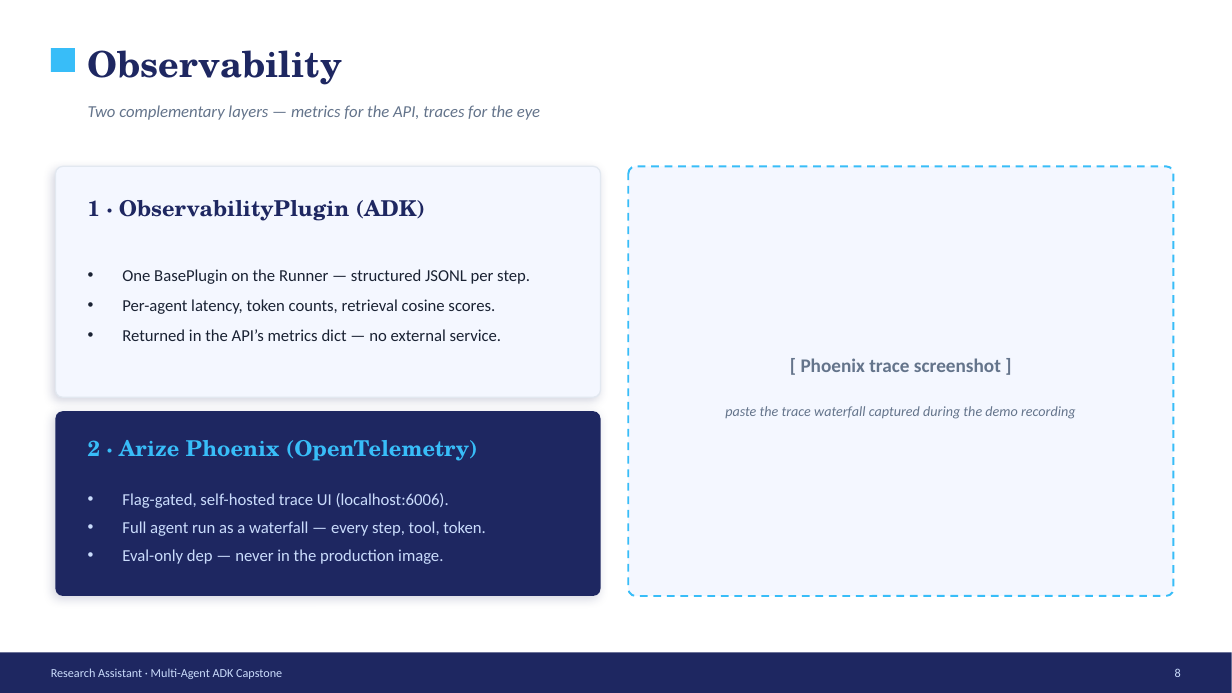
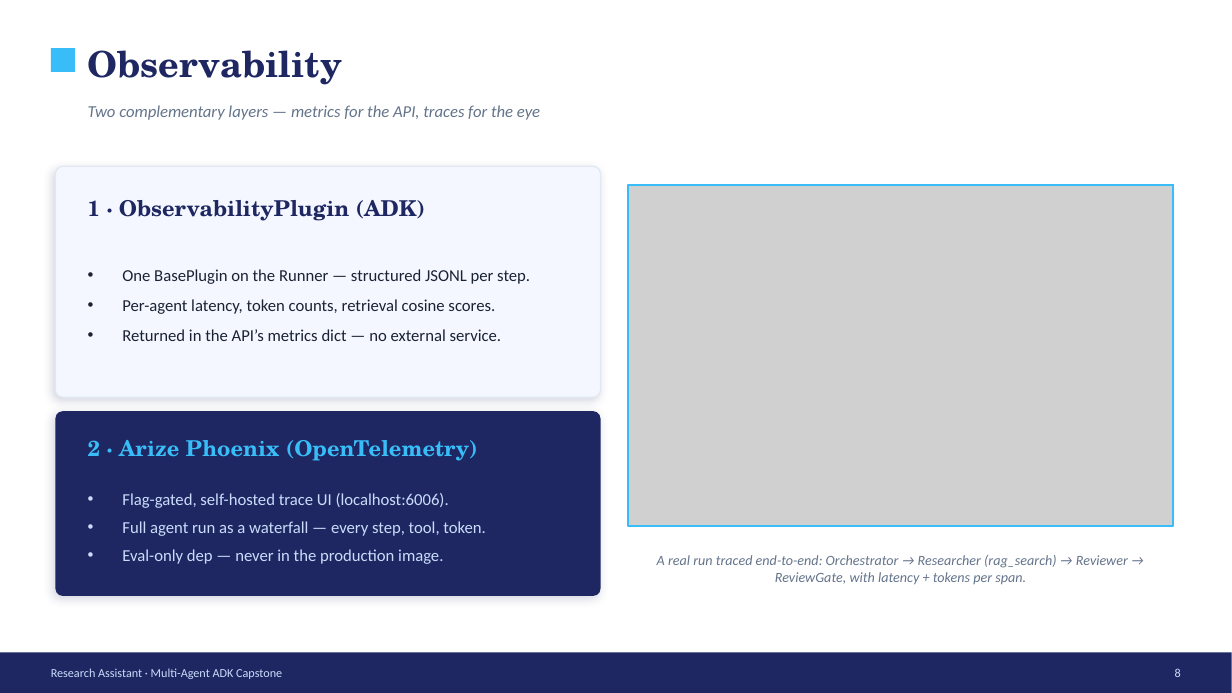
Before and after one commit to ZMalick/class-notes-rag, a slide deck: slide 8 of docs/Research-Assistant-Capstone.pptx. Drawn at 1232x693 pixels with LibreOffice and Linux fonts; fonts in the diff are those of the drawing; grey boxes stand for pictures. Boxes give left, top, right and bottom in pixels: in the first picture for what was removed or moved away, otherwise in the second. Text is boxed around its words. In the diff, an @@ line names an element or a change of style, - is before the commit and + after.

```diff
--- a/docs/Research-Assistant-Capstone.pptx
+++ b/docs/Research-Assistant-Capstone.pptx
@@ rounded rectangle removed at (x1=628, y1=166, x2=1174, y2=596) @@
@@ picture added at (x1=628, y1=185, x2=1174, y2=526) @@
@@ rectangle added at (x1=628, y1=185, x2=1174, y2=526), outline #38BDF8 1.5 pt @@
@@ text removed at (x1=801, y1=358, x2=1001, y2=372) @@
-[ Phoenix trace screenshot ]
@@ text removed at (x1=725, y1=406, x2=1076, y2=419) @@
-paste the trace waterfall captured during the demo recording
@@ text added at (x1=657, y1=555, x2=1128, y2=585), 11 pt, text #64748B, italic @@
+A real run traced end-to-end: Orchestrator → Researcher (rag_search) → Reviewer → ReviewGate, with latency + tokens per span.
```
Also in this commit, not shown: 2 other slides changed, 6 other files.
